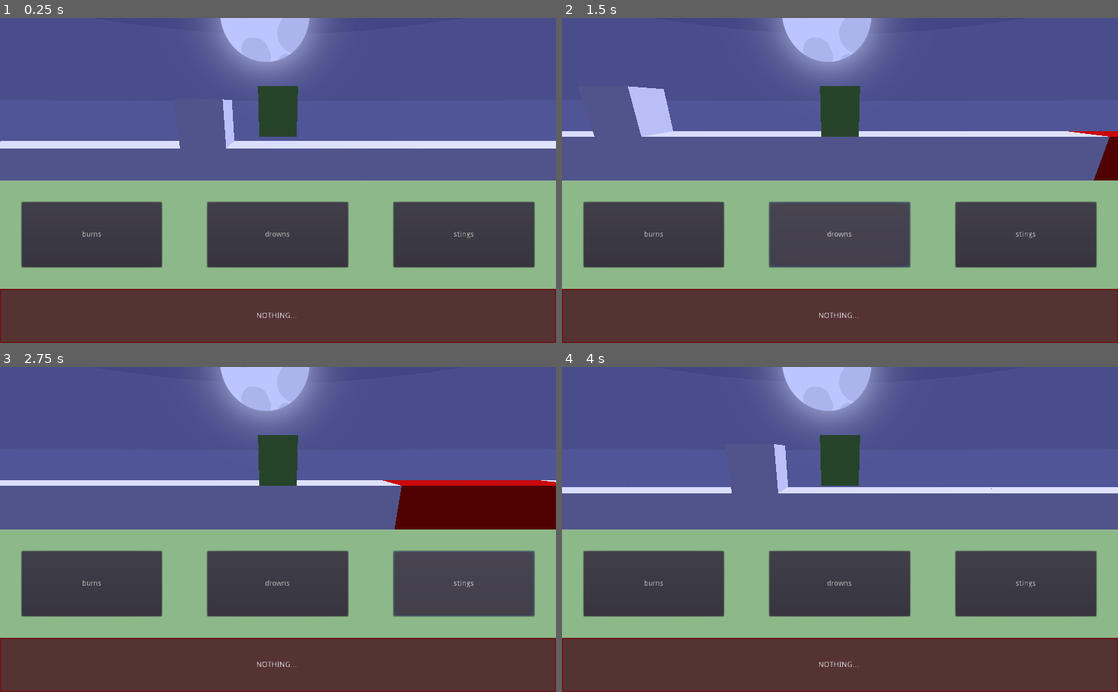
Above: before the commit, frames 1-4 (two rows, left to right).
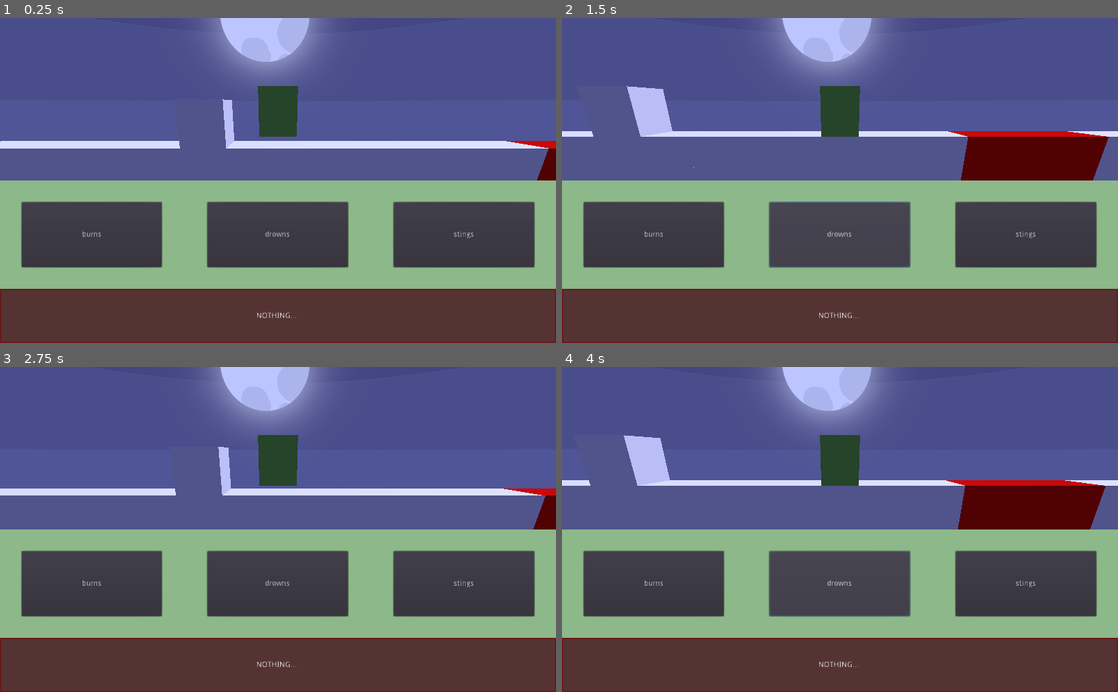
Above: after the commit, the same moments.

Repository: adngdb/ldjam45
Game: Godot game, scene res://Scenes/Main.tscn
Same seed, same stepped clock (60 frames per second), same inputs: the game is played once before the commit and once after it.
Inputs:
- Up to frame 1 (0.25 s): no input
- Up to frame 2 (1.5 s): click "burns" at 0.5 s; click "drowns" at 1.25 s
- Up to frame 3 (2.75 s): click "stings" at 2 s
- Up to frame 4 (4 s): click "burns" at 2.75 s; click "drowns" at 3.5 s

The runs differ from the first frame. In frame 1, 0.4% of the frame differs, in the area x 91-100%, y 37-50%; in frame 2, 4.2%; in frame 3, 6.8%; in frame 4, 7.2%, in the area x 0-100%, y 20-77%.

Commit message:
Add Spikes to the hard level.

Diff:
--- a/Levels/LevelHard.tscn
+++ b/Levels/LevelHard.tscn
@@ -1,7 +1,8 @@
-[gd_scene load_steps=5 format=2]
+[gd_scene load_steps=6 format=2]
 
 [ext_resource path="res://Scenes/Fire.tscn" type="PackedScene" id=1]
 [ext_resource path="res://Scenes/Water.tscn" type="PackedScene" id=2]
+[ext_resource path="res://Scenes/Spikes.tscn" type="PackedScene" id=3]
 
 [sub_resource type="BoxShape" id=1]
 
@@ -11,6 +12,7 @@
 
 [node name="GroundTile" type="StaticBody" parent="."]
 editor/display_folded = true
+collision_layer = 4
 
 [node name="CollisionShape" type="CollisionShape" parent="GroundTile"]
 shape = SubResource( 1 )
@@ -22,6 +24,7 @@
 [node name="GroundTile11" type="StaticBody" parent="."]
 editor/display_folded = true
 transform = Transform( 1, 0, 0, 0, 1, 0, 0, 0, 1, -2, 0, 0 )
+collision_layer = 4
 
 [node name="CollisionShape" type="CollisionShape" parent="GroundTile11"]
 shape = SubResource( 1 )
@@ -33,6 +36,7 @@
 [node name="GroundTile17" type="StaticBody" parent="."]
 editor/display_folded = true
 transform = Transform( 1, 0, 0, 0, 1, 0, 0, 0, 1, -2, 2, 0 )
+collision_layer = 4
 
 [node name="CollisionShape" type="CollisionShape" parent="GroundTile17"]
 shape = SubResource( 1 )
@@ -44,6 +48,7 @@
 [node name="GroundTile12" type="StaticBody" parent="."]
 editor/display_folded = true
 transform = Transform( 1, 0, 0, 0, 1, 0, 0, 0, 1, -4, 0, 0 )
+collision_layer = 4
 
 [node name="CollisionShape" type="CollisionShape" parent="GroundTile12"]
 shape = SubResource( 1 )
@@ -55,6 +60,7 @@
 [node name="GroundTile13" type="StaticBody" parent="."]
 editor/display_folded = true
 transform = Transform( 1, 0, 0, 0, 1, 0, 0, 0, 1, -6, 0, 0 )
+collision_layer = 4
 
 [node name="CollisionShape" type="CollisionShape" parent="GroundTile13"]
 shape = SubResource( 1 )
@@ -66,6 +72,7 @@
 [node name="GroundTile14" type="StaticBody" parent="."]
 editor/display_folded = true
 transform = Transform( 1, 0, 0, 0, 1, 0, 0, 0, 1, -8, 0, 0 )
+collision_layer = 4
 
 [node name="CollisionShape" type="CollisionShape" parent="GroundTile14"]
 shape = SubResource( 1 )
@@ -77,6 +84,7 @@
 [node name="GroundTile15" type="StaticBody" parent="."]
 editor/display_folded = true
 transform = Transform( 1, 0, 0, 0, 1, 0, 0, 0, 1, -10, 0, 0 )
+collision_layer = 4
 
 [node name="CollisionShape" type="CollisionShape" parent="GroundTile15"]
 shape = SubResource( 1 )
@@ -88,6 +96,7 @@
 [node name="GroundTile16" type="StaticBody" parent="."]
 editor/display_folded = true
 transform = Transform( 1, 0, 0, 0, 1, 0, 0, 0, 1, -12, 0, 0 )
+collision_layer = 4
 
 [node name="CollisionShape" type="CollisionShape" parent="GroundTile16"]
 shape = SubResource( 1 )
@@ -99,6 +108,7 @@
 [node name="GroundTile2" type="StaticBody" parent="."]
 editor/display_folded = true
 transform = Transform( 1, 0, 0, 0, 1, 0, 0, 0, 1, 2, 0, 0 )
+collision_layer = 4
 
 [node name="CollisionShape" type="CollisionShape" parent="GroundTile2"]
 shape = SubResource( 1 )
@@ -110,6 +120,7 @@
 [node name="GroundTile3" type="StaticBody" parent="."]
 editor/display_folded = true
 transform = Transform( 1, 0, 0, 0, 1, 0, 0, 0, 1, 4, 0, 0 )
+collision_layer = 4
 
 [node name="CollisionShape" type="CollisionShape" parent="GroundTile3"]
 shape = SubResource( 1 )
@@ -121,6 +132,7 @@
 [node name="GroundTile4" type="StaticBody" parent="."]
 editor/display_folded = true
 transform = Transform( 1, 0, 0, 0, 1, 0, 0, 0, 1, 6, 0, 0 )
+collision_layer = 4
 
 [node name="CollisionShape" type="CollisionShape" parent="GroundTile4"]
 shape = SubResource( 1 )
@@ -132,6 +144,7 @@
 [node name="GroundTile5" type="StaticBody" parent="."]
 editor/display_folded = true
 transform = Transform( 1, 0, 0, 0, 1, 0, 0, 0, 1, 8, 0, 0 )
+collision_layer = 4
 
 [node name="CollisionShape" type="CollisionShape" parent="GroundTile5"]
 shape = SubResource( 1 )
@@ -143,6 +156,7 @@
 [node name="GroundTile6" type="StaticBody" parent="."]
 editor/display_folded = true
 transform = Transform( 1, 0, 0, 0, 1, 0, 0, 0, 1, 10, 0, 0 )
+collision_layer = 4
 
 [node name="CollisionShape" type="CollisionShape" parent="GroundTile6"]
 shape = SubResource( 1 )
@@ -154,6 +168,7 @@
 [node name="GroundTile7" type="StaticBody" parent="."]
 editor/display_folded = true
 transform = Transform( 1, 0, 0, 0, 1, 0, 0, 0, 1, 12, 0, 0 )
+collision_layer = 4
 
 [node name="CollisionShape" type="CollisionShape" parent="GroundTile7"]
 shape = SubResource( 1 )
@@ -165,61 +180,77 @@
 [node name="GroundTile8" type="StaticBody" parent="."]
 editor/display_folded = true
 transform = Transform( 1, 0, 0, 0, 1, 0, 0, 0, 1, 14, 0, 0 )
+collision_layer = 4
 
 [node name="CollisionShape" type="CollisionShape" parent="GroundTile8"]
+transform = Transform( 1, 0, 0, 0, 1, 0, 0, 0, 1, 6, 0, 0 )
 shape = SubResource( 1 )
 
 [node name="MeshInstance" type="MeshInstance" parent="GroundTile8"]
+transform = Transform( 1, 0, 0, 0, 1, 0, 0, 0, 1, 6, 0, 0 )
 mesh = SubResource( 2 )
 material/0 = null
 
 [node name="GroundTile9" type="StaticBody" parent="."]
 editor/display_folded = true
 transform = Transform( 1, 0, 0, 0, 1, 0, 0, 0, 1, 16, 0, 0 )
+collision_layer = 4
 
 [node name="CollisionShape" type="CollisionShape" parent="GroundTile9"]
+transform = Transform( 1, 0, 0, 0, 1, 0, 0, 0, 1, 6, 0, 0 )
 shape = SubResource( 1 )
 
 [node name="MeshInstance" type="MeshInstance" parent="GroundTile9"]
+transform = Transform( 1, 0, 0, 0, 1, 0, 0, 0, 1, 6, 0, 0 )
 mesh = SubResource( 2 )
 material/0 = null
 
 [node name="GroundTile10" type="StaticBody" parent="."]
 editor/display_folded = true
 transform = Transform( 1, 0, 0, 0, 1, 0, 0, 0, 1, 18, 0, 0 )
+collision_layer = 4
 
 [node name="CollisionShape" type="CollisionShape" parent="GroundTile10"]
+transform = Transform( 1, 0, 0, 0, 1, 0, 0, 0, 1, 6, 0, 0 )
 shape = SubResource( 1 )
 
 [node name="MeshInstance" type="MeshInstance" parent="GroundTile10"]
+transform = Transform( 1, 0, 0, 0, 1, 0, 0, 0, 1, 6, 0, 0 )
 mesh = SubResource( 2 )
 material/0 = null
 
 [node name="GroundTile18" type="StaticBody" parent="."]
 editor/display_folded = true
 transform = Transform( 1, 0, 0, 0, 1, 0, 0, 0, 1, 28, 0, 0 )
+collision_layer = 4
 
 [node name="CollisionShape" type="CollisionShape" parent="GroundTile18"]
+transform = Transform( 1, 0, 0, 0, 1, 0, 0, 0, 1, 4, 0, 0 )
 shape = SubResource( 1 )
 
 [node name="MeshInstance" type="MeshInstance" parent="GroundTile18"]
+transform = Transform( 1, 0, 0, 0, 1, 0, 0, 0, 1, 4, 0, 0 )
 mesh = SubResource( 2 )
 material/0 = null
 
 [node name="GroundTile19" type="StaticBody" parent="."]
 editor/display_folded = true
 transform = Transform( 1, 0, 0, 0, 1, 0, 0, 0, 1, 30, 0, 0 )
+collision_layer = 4
 
 [node name="CollisionShape" type="CollisionShape" parent="GroundTile19"]
+transform = Transform( 1, 0, 0, 0, 1, 0, 0, 0, 1, 4, 0, 0 )
 shape = SubResource( 1 )
 
 [node name="MeshInstance" type="MeshInstance" parent="GroundTile19"]
+transform = Transform( 1, 0, 0, 0, 1, 0, 0, 0, 1, 4, 0, 0 )
 mesh = SubResource( 2 )
 material/0 = null
 
 [node name="GroundTile20" type="StaticBody" parent="."]
 editor/display_folded = true
 transform = Transform( 1, 0, 0, 0, 1, 0, 0, 0, 1, 40, 0, 0 )
+collision_layer = 4
 
 [node name="CollisionShape" type="CollisionShape" parent="GroundTile20"]
 shape = SubResource( 1 )
@@ -231,6 +262,7 @@
 [node name="GroundTile21" type="StaticBody" parent="."]
 editor/display_folded = true
 transform = Transform( 1, 0, 0, 0, 1, 0, 0, 0, 1, 42, 0, 0 )
+collision_layer = 4
 
 [node name="CollisionShape" type="CollisionShape" parent="GroundTile21"]
 shape = SubResource( 1 )
@@ -242,6 +274,7 @@
 [node name="GroundTile22" type="StaticBody" parent="."]
 editor/display_folded = true
 transform = Transform( 1, 0, 0, 0, 1, 0, 0, 0, 1, 48, 0, 0 )
+collision_layer = 4
 
 [node name="CollisionShape" type="CollisionShape" parent="GroundTile22"]
 shape = SubResource( 1 )
@@ -253,6 +286,7 @@
 [node name="GroundTile23" type="StaticBody" parent="."]
 editor/display_folded = true
 transform = Transform( 1, 0, 0, 0, 1, 0, 0, 0, 1, 50, 0, 0 )
+collision_layer = 4
 
 [node name="CollisionShape" type="CollisionShape" parent="GroundTile23"]
 shape = SubResource( 1 )
@@ -264,6 +298,7 @@
 [node name="GroundTile24" type="StaticBody" parent="."]
 editor/display_folded = true
 transform = Transform( 1, 0, 0, 0, 1, 0, 0, 0, 1, 56, 0, 0 )
+collision_layer = 4
 
 [node name="CollisionShape" type="CollisionShape" parent="GroundTile24"]
 shape = SubResource( 1 )
@@ -275,6 +310,7 @@
 [node name="GroundTile25" type="StaticBody" parent="."]
 editor/display_folded = true
 transform = Transform( 1, 0, 0, 0, 1, 0, 0, 0, 1, 60, 0, 0 )
+collision_layer = 4
 
 [node name="CollisionShape" type="CollisionShape" parent="GroundTile25"]
 shape = SubResource( 1 )
@@ -286,6 +322,7 @@
 [node name="GroundTile26" type="StaticBody" parent="."]
 editor/display_folded = true
 transform = Transform( 1, 0, 0, 0, 1, 0, 0, 0, 1, 64, 0, 0 )
+collision_layer = 4
 
 [node name="CollisionShape" type="CollisionShape" parent="GroundTile26"]
 shape = SubResource( 1 )
@@ -297,17 +334,20 @@
 [node name="GroundTile27" type="StaticBody" parent="."]
 editor/display_folded = true
 transform = Transform( 1, 0, 0, 0, 1, 0, 0, 0, 1, 66, 0, 0 )
+collision_layer = 4
 
 [node name="CollisionShape" type="CollisionShape" parent="GroundTile27"]
 shape = SubResource( 1 )
 
 [node name="MeshInstance" type="MeshInstance" parent="GroundTile27"]
+transform = Transform( 1, 0, 0, 0, 1, 0, 0, 0, 1, 4, 0, 0 )
 mesh = SubResource( 2 )
 material/0 = null
 
 [node name="GroundTile28" type="StaticBody" parent="."]
 editor/display_folded = true
 transform = Transform( 1, 0, 0, 0, 1, 0, 0, 0, 1, 68, 0, 0 )
+collision_layer = 4
 
 [node name="CollisionShape" type="CollisionShape" parent="GroundTile28"]
 shape = SubResource( 1 )
@@ -317,37 +357,31 @@
 material/0 = null
 
 [node name="Fire" parent="." instance=ExtResource( 1 )]
-transform = Transform( 1, 0, 0, 0, 1, 0, 0, 0, 1, 20, 0, 0 )
+transform = Transform( 1, 0, 0, 0, 1, 0, 0, 0, 1, 14, 0, 0 )
 
 [node name="Fire2" parent="." instance=ExtResource( 1 )]
-transform = Transform( 1, 0, 0, 0, 1, 0, 0, 0, 1, 22, 0, 0 )
+transform = Transform( 1, 0, 0, 0, 1, 0, 0, 0, 1, 16, 0, 0 )
 
 [node name="Fire3" parent="." instance=ExtResource( 1 )]
-transform = Transform( 1, 0, 0, 0, 1, 0, 0, 0, 1, 24, 0, 0 )
-
-[node name="Fire4" parent="." instance=ExtResource( 1 )]
-transform = Transform( 1, 0, 0, 0, 1, 0, 0, 0, 1, 26, 0, 0 )
+transform = Transform( 1, 0, 0, 0, 1, 0, 0, 0, 1, 18, 0, 0 )
 
 [node name="Fire5" parent="." instance=ExtResource( 1 )]
-transform = Transform( 1, 0, 0, 0, 1, 0, 0, 0, 1, 44, 0, 0 )
+transform = Transform( 1, 0, 0, 0, 1, 0, 0, 0, 1, 36, 0, 0 )
 
 [node name="Fire6" parent="." instance=ExtResource( 1 )]
-transform = Transform( 1, 0, 0, 0, 1, 0, 0, 0, 1, 46, 0, 0 )
+transform = Transform( 1, 0, 0, 0, 1, 0, 0, 0, 1, 38, 0, 0 )
 
 [node name="Fire7" parent="." instance=ExtResource( 1 )]
 transform = Transform( 1, 0, 0, 0, 1, 0, 0, 0, 1, 58, 0, 0 )
 
 [node name="Water" parent="." instance=ExtResource( 2 )]
-transform = Transform( 1, 0, 0, 0, 1, 0, 0, 0, 1, 32, 0, 0 )
+transform = Transform( 1, 0, 0, 0, 1, 0, 0, 0, 1, 26, 0, 0 )
 
 [node name="Water2" parent="." instance=ExtResource( 2 )]
-transform = Transform( 1, 0, 0, 0, 1, 0, 0, 0, 1, 34, 0, 0 )
+transform = Transform( 1, 0, 0, 0, 1, 0, 0, 0, 1, 28, 0, 0 )
 
 [node name="Water3" parent="." instance=ExtResource( 2 )]
-transform = Transform( 1, 0, 0, 0, 1, 0, 0, 0, 1, 36, 0, 0 )
-
-[node name="Water4" parent="." instance=ExtResource( 2 )]
-transform = Transform( 1, 0, 0, 0, 1, 0, 0, 0, 1, 38, 0, 0 )
+transform = Transform( 1, 0, 0, 0, 1, 0, 0, 0, 1, 30, 0, 0 )
 
 [node name="Water5" parent="." instance=ExtResource( 2 )]
 transform = Transform( 1, 0, 0, 0, 1, 0, 0, 0, 1, 52, 0, 0 )
@@ -357,3 +391,12 @@
 
 [node name="Water7" parent="." instance=ExtResource( 2 )]
 transform = Transform( 1, 0, 0, 0, 1, 0, 0, 0, 1, 62, 0, 0 )
+
+[node name="Spikes" parent="." instance=ExtResource( 3 )]
+transform = Transform( 1, 0, 0, 0, 1, 0, 0, 0, 1, 44, 0, 0 )
+
+[node name="Spikes2" parent="." instance=ExtResource( 3 )]
+transform = Transform( 1, 0, 0, 0, 1, 0, 0, 0, 1, 46, 0, 0 )
+
+[node name="Spikes3" parent="." instance=ExtResource( 3 )]
+transform = Transform( 1, 0, 0, 0, 1, 0, 0, 0, 1, 66, 0, 0 )
